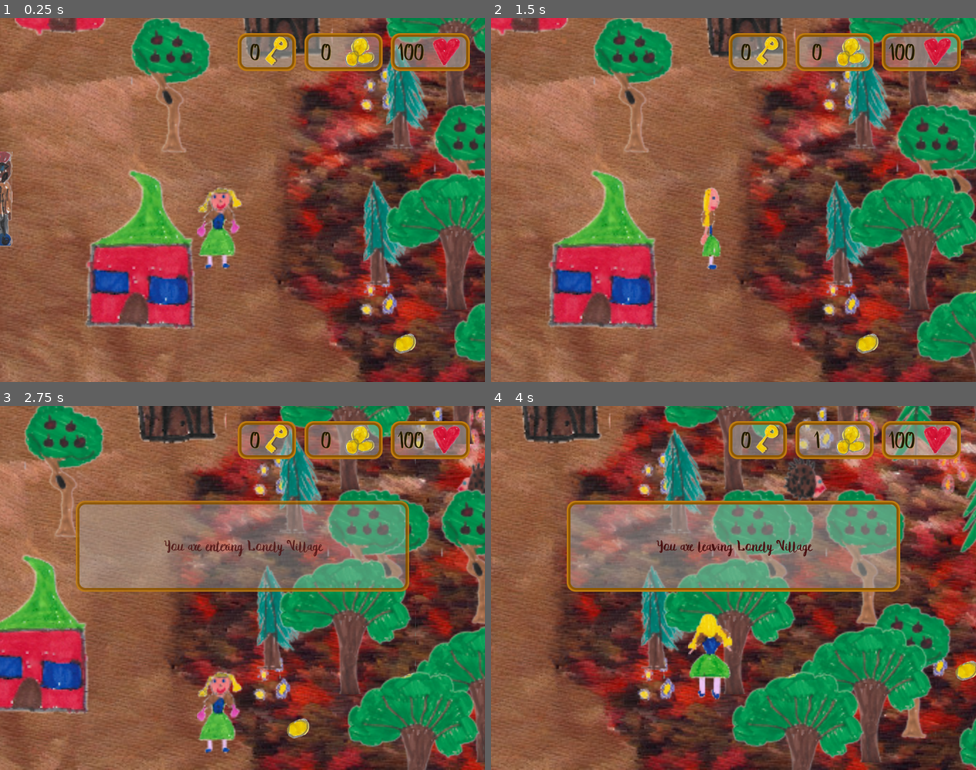
Above: before the commit, frames 1-4 (two rows, left to right).
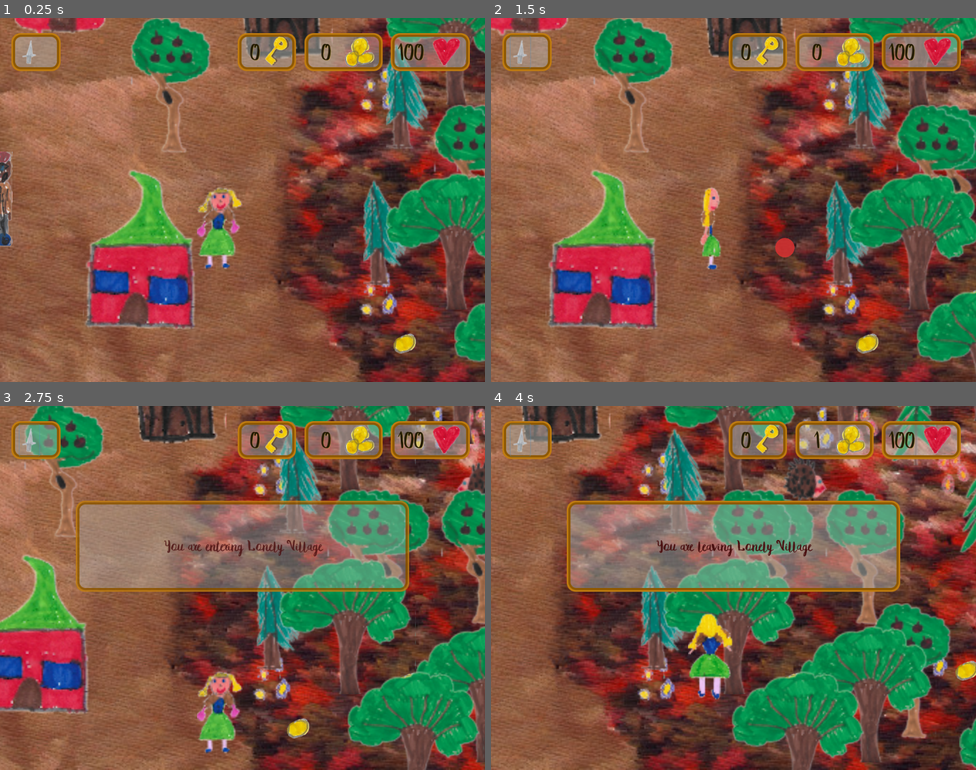
Above: after the commit, the same moments.

Repository: skadge/godot-adventures
Game: Godot game, scene res://Game.tscn
The game is run twice, just before and just after one commit, with the same random seed, the same clock (stepped at 60 frames per second) and the same inputs.
Inputs (mouse positions are in pixels of both pictures, inside the frame that each line leads up to):
- Up to frame 1 (0.25 s): no input
- Up to frame 2 (1.5 s): click (520, 50) at 0.52 s; tap Enter at 1.25 s; hold Right (right) from 1.28 s (still down)
- Up to frame 3 (2.75 s): release Right (right) at 2.03 s; hold Down (down) from 2.03 s (still down)
- Up to frame 4 (4 s): release Down (down) at 2.78 s; hold Right (right) 2.78-3.53 s; hold Up (ui_up) from 3.53 s (still down)

The runs differ from the first frame. In frame 1, 1.0% of the frame differs, in the area x 2-13%, y 4-15%; in frame 2, 1.2%, in the area x 2-63%, y 4-66%; in frame 3, 1.0%; in frame 4, 1.0%.

Commit message:
Implemented sword battles

Diff:
--- a/2d_motion.gd
+++ b/2d_motion.gd
@@ -1,8 +1,10 @@
 extends KinematicBody2D
 
 onready var root = get_tree().root
+onready var interface = root.get_node("Game/GUILayer/Interface")
 onready var hotAirBalloonButton  = root.get_node("Game/GUILayer/Interface/Inventory/HBox/HotAirBalloonButton")
 onready var playerButton  = root.get_node("Game/GUILayer/Interface/Inventory/HBox/PlayerButton")
+
 
 var start_position
 
@@ -25,6 +27,8 @@
 signal missing_key
 export(int) var keys = 0
 
+signal sword_hit
+export(int) var sword_damage_per_hit = 2
 
 # Called when the node enters the scene tree for the first time.
 func _ready():
@@ -38,9 +42,34 @@
     hotAirBalloonButton.connect("pressed", self, "_deactivate")
     playerButton.connect("pressed", self, "_activate")
 
+    # the sword target is initially hidden, only revealed when the sword is
+    # available and used.
+    $Sprite/SwordTargetAxis.modulate.a = 0
+
+    interface.connect("sword_pressed", self, "attack")
+
 func _process(delta):
     if modulate.a == 0:
         hide()
+
+
+func attack():
+    $Sprite/SwordTargetAxis.show()
+
+    $SwordTween.interpolate_property($Sprite/SwordTargetAxis, "modulate:a", 1, 0, 1)
+    $SwordTween.start()
+
+    var hits = $Sprite/SwordTargetAxis/SwordTarget.get_overlapping_areas()
+
+    for hit in hits:
+
+        var node = hit.owner
+        if node.get_parent().get_name() == "Monsters":
+            # we've hit a monster!
+            node.hit(sword_damage_per_hit)
+
+
+        #emit_signal("sword_hit", body)
 
 func _activate():
 
@@ -123,12 +152,16 @@
     var sprite = $Sprite
     if velocity.x > 0:
         sprite.texture = load("res://res/characters/character1_maud_small_right.png")
+        $Sprite/SwordTargetAxis.rotation = PI/2
     if velocity.x < 0:
         sprite.texture = load("res://res/characters/character1_maud_small_left.png")
+        $Sprite/SwordTargetAxis.rotation =  -PI/2
     if velocity.y < 0:
         sprite.texture = load("res://res/characters/character1_maud_small_back.png")
+        $Sprite/SwordTargetAxis.rotation = 0
     if velocity.y > 0:
         sprite.texture = load("res://res/characters/character1_maud_small_face.png")
+        $Sprite/SwordTargetAxis.rotation = PI
 
     velocity = move_and_slide(velocity)
 
--- a/Game.tscn
+++ b/Game.tscn
@@ -1286,7 +1286,7 @@
 curve = SubResource( 17 )
 
 [node name="PathFollow2D" type="PathFollow2D" parent="Items/HagridPath"]
-position = Vector2( 1778.74, 321.458 )
+position = Vector2( 1778.75, 321.458 )
 rotation = 1.59642
 offset = 177.747
 rotate = false
--- a/Player.tscn
+++ b/Player.tscn
@@ -1,8 +1,12 @@
-[gd_scene load_steps=4 format=2]
+[gd_scene load_steps=6 format=2]
 
 [ext_resource path="res://2d_motion.gd" type="Script" id=1]
 [ext_resource path="res://res/characters/character1_maud_small_face.png" type="Texture" id=2]
 [ext_resource path="res://res/sounds/steps-grass.ogg" type="AudioStream" id=3]
+[ext_resource path="res://res/characters/sword_target.svg" type="Texture" id=4]
+
+[sub_resource type="CircleShape2D" id=1]
+radius = 7.06341
 
 [node name="Player - KinematicBody2D" type="KinematicBody2D"]
 script = ExtResource( 1 )
@@ -10,6 +14,25 @@
 [node name="Sprite" type="Sprite" parent="."]
 texture = ExtResource( 2 )
 offset = Vector2( 0, 64 )
+
+[node name="SwordTargetAxis" type="Node2D" parent="Sprite"]
+visible = false
+position = Vector2( -0.347954, 78.1142 )
+rotation = 3.14159
+
+[node name="SwordTarget" type="Area2D" parent="Sprite/SwordTargetAxis"]
+position = Vector2( 0.695892, -52.54 )
+__meta__ = {
+"_edit_group_": true
+}
+
+[node name="SwordTargetSprite" type="Sprite" parent="Sprite/SwordTargetAxis/SwordTarget"]
+scale = Vector2( 0.1, 0.1 )
+texture = ExtResource( 4 )
+
+[node name="CollisionShape2D" type="CollisionShape2D" parent="Sprite/SwordTargetAxis/SwordTarget"]
+visible = false
+shape = SubResource( 1 )
 
 [node name="CollisionPolygon2D" type="CollisionPolygon2D" parent="."]
 position = Vector2( 0, 64 )
@@ -28,3 +51,5 @@
 
 [node name="BackgroundMusic" type="AudioStreamPlayer" parent="."]
 volume_db = -22.285
+
+[node name="SwordTween" type="Tween" parent="."]
--- /dev/null
+++ b/res/characters/hit.svg
@@ -0,0 +1,79 @@
+<?xml version="1.0" encoding="UTF-8" standalone="no"?>
+<!-- Created with Inkscape (http://www.inkscape.org/) -->
+
+<svg
+   xmlns:dc="http://purl.org/dc/elements/1.1/"
+   xmlns:cc="http://creativecommons.org/ns#"
+   xmlns:rdf="http://www.w3.org/1999/02/22-rdf-syntax-ns#"
+   xmlns:svg="http://www.w3.org/2000/svg"
+   xmlns="http://www.w3.org/2000/svg"
+   xmlns:sodipodi="http://sodipodi.sourceforge.net/DTD/sodipodi-0.dtd"
+   xmlns:inkscape="http://www.inkscape.org/namespaces/inkscape"
+   width="35.907738mm"
+   height="35.907738mm"
+   viewBox="0 0 35.907738 35.907738"
+   version="1.1"
+   id="svg8"
+   inkscape:version="0.92.5 (2060ec1f9f, 2020-04-08)"
+   sodipodi:docname="hit.svg">
+  <defs
+     id="defs2" />
+  <sodipodi:namedview
+     id="base"
+     pagecolor="#ffffff"
+     bordercolor="#666666"
+     borderopacity="1.0"
+     inkscape:pageopacity="0.0"
+     inkscape:pageshadow="2"
+     inkscape:zoom="1.979899"
+     inkscape:cx="220.37105"
+     inkscape:cy="85.154176"
+     inkscape:document-units="mm"
+     inkscape:current-layer="layer1"
+     showgrid="false"
+     fit-margin-top="0"
+     fit-margin-left="0"
+     fit-margin-right="0"
+     fit-margin-bottom="0"
+     inkscape:window-width="2560"
+     inkscape:window-height="1328"
+     inkscape:window-x="0"
+     inkscape:window-y="38"
+     inkscape:window-maximized="1" />
+  <metadata
+     id="metadata5">
+    <rdf:RDF>
+      <cc:Work
+         rdf:about="">
+        <dc:format>image/svg+xml</dc:format>
+        <dc:type
+           rdf:resource="http://purl.org/dc/dcmitype/StillImage" />
+        <dc:title></dc:title>
+      </cc:Work>
+    </rdf:RDF>
+  </metadata>
+  <g
+     inkscape:label="Layer 1"
+     inkscape:groupmode="layer"
+     id="layer1"
+     transform="translate(-69.925594,-87.223209)">
+    <path
+       sodipodi:type="star"
+       style="opacity:1;vector-effect:none;fill:#fce94f;fill-opacity:0.52459013;stroke:#ef2929;stroke-width:1.25623655;stroke-linecap:round;stroke-linejoin:round;stroke-miterlimit:4;stroke-dasharray:none;stroke-dashoffset:0;stroke-opacity:1"
+       id="path836"
+       sodipodi:sides="6"
+       sodipodi:cx="90.550529"
+       sodipodi:cy="104.19414"
+       sodipodi:r1="14.031013"
+       sodipodi:r2="5.4653745"
+       sodipodi:arg1="1.0471976"
+       sodipodi:arg2="1.5707964"
+       inkscape:flatsided="false"
+       inkscape:rounded="0"
+       inkscape:randomized="0"
+       d="m 97.566035,116.34535 -7.015506,-6.68584 -7.015506,6.68584 2.282353,-9.41853 -9.297859,-2.73268 9.29786,-2.73269 -2.282353,-9.418526 7.015506,6.685839 7.015506,-6.685838 -2.282353,9.418525 9.297857,2.73269 -9.297858,2.73269 z"
+       inkscape:transform-center-x="0.50506383"
+       transform="matrix(1.1937535,0.31986529,-0.31986529,1.1937535,13.192161,-48.125542)"
+       inkscape:transform-center-y="-0.135335" />
+  </g>
+</svg>
--- /dev/null
+++ b/res/characters/sword_target.svg
@@ -0,0 +1,67 @@
+<?xml version="1.0" encoding="UTF-8" standalone="no"?>
+<!-- Created with Inkscape (http://www.inkscape.org/) -->
+
+<svg
+   xmlns:dc="http://purl.org/dc/elements/1.1/"
+   xmlns:cc="http://creativecommons.org/ns#"
+   xmlns:rdf="http://www.w3.org/1999/02/22-rdf-syntax-ns#"
+   xmlns:svg="http://www.w3.org/2000/svg"
+   xmlns="http://www.w3.org/2000/svg"
+   xmlns:sodipodi="http://sodipodi.sourceforge.net/DTD/sodipodi-0.dtd"
+   xmlns:inkscape="http://www.inkscape.org/namespaces/inkscape"
+   width="35.907738mm"
+   height="35.907738mm"
+   viewBox="0 0 35.907738 35.907738"
+   version="1.1"
+   id="svg8"
+   inkscape:version="0.92.5 (2060ec1f9f, 2020-04-08)"
+   sodipodi:docname="sword_target.svg">
+  <defs
+     id="defs2" />
+  <sodipodi:namedview
+     id="base"
+     pagecolor="#ffffff"
+     bordercolor="#666666"
+     borderopacity="1.0"
+     inkscape:pageopacity="0.0"
+     inkscape:pageshadow="2"
+     inkscape:zoom="0.7"
+     inkscape:cx="422.114"
+     inkscape:cy="20.380829"
+     inkscape:document-units="mm"
+     inkscape:current-layer="layer1"
+     showgrid="false"
+     fit-margin-top="0"
+     fit-margin-left="0"
+     fit-margin-right="0"
+     fit-margin-bottom="0"
+     inkscape:window-width="2560"
+     inkscape:window-height="1328"
+     inkscape:window-x="0"
+     inkscape:window-y="38"
+     inkscape:window-maximized="1" />
+  <metadata
+     id="metadata5">
+    <rdf:RDF>
+      <cc:Work
+         rdf:about="">
+        <dc:format>image/svg+xml</dc:format>
+        <dc:type
+           rdf:resource="http://purl.org/dc/dcmitype/StillImage" />
+        <dc:title></dc:title>
+      </cc:Work>
+    </rdf:RDF>
+  </metadata>
+  <g
+     inkscape:label="Layer 1"
+     inkscape:groupmode="layer"
+     id="layer1"
+     transform="translate(-69.925594,-87.223209)">
+    <circle
+       style="opacity:1;vector-effect:none;fill:#de3232;fill-opacity:1;stroke:none;stroke-width:0.2;stroke-linecap:round;stroke-linejoin:round;stroke-miterlimit:4;stroke-dasharray:none;stroke-dashoffset:0;stroke-opacity:1"
+       id="path815"
+       cx="87.879463"
+       cy="105.17708"
+       r="17.953869" />
+  </g>
+</svg>
--- a/res/interface/Interface.gd
+++ b/res/interface/Interface.gd
@@ -8,6 +8,8 @@
 signal left
 signal right
 signal direction_btns_released
+
+signal sword_pressed
 
 func _on_btn_up():
     emit_signal("up")
@@ -46,7 +48,7 @@
     $MainMsg.modulate.a = 0
 
     #_on_HotAirBalloonAvailable()
-    #_on_SwordAvailable()
+    _on_SwordAvailable()
 
 
 func resize_inventory_bg():
@@ -90,7 +92,7 @@
     $Inventory/HBox/PlayerButton.show()
 
 func _on_SwordButton_pressed():
-    print("Sword button pressed")
+    emit_signal("sword_pressed")
 
 func _on_zone_exited(body, zone):
     if body.get_name() == "Player" and player.moving:
--- a/res/monsters/Monster.gd
+++ b/res/monsters/Monster.gd
@@ -5,6 +5,8 @@
 onready var player  = root.get_node("Game/Items/Player")
 
 export(float) var speed_factor = 0.6
+export(int) var life = 10
+
 var direction = 1
 
 var rng = RandomNumberGenerator.new()
@@ -17,7 +19,17 @@
 
     speed_factor = rng.randf_range(speed_factor * 0.5, speed_factor * 1.5)
 
+    player.connect("sword_hit", self, "hit")
+    $Path2D/PathFollow2D/Area2D/Hit.modulate.a = 0
 
+func hit(damage):
+
+    print("Monster hit!")
+    life -= damage
+    $Tween.interpolate_property($Path2D/PathFollow2D/Area2D/Hit, "modulate:a", 1, 0, 0.5)
+    $Tween.start()
+    if life <= 0:
+        get_parent().remove_child(self)
 
 func path_following(delta):
 
--- a/res/monsters/Monster.tscn
+++ b/res/monsters/Monster.tscn
@@ -1,8 +1,9 @@
-[gd_scene load_steps=5 format=2]
+[gd_scene load_steps=6 format=2]
 
 [ext_resource path="res://res/monsters/Monster.gd" type="Script" id=1]
 [ext_resource path="res://res/monsters/monster1_small.png" type="Texture" id=2]
 [ext_resource path="res://res/sounds/black_nightmare.ogg" type="AudioStream" id=3]
+[ext_resource path="res://res/characters/hit.svg" type="Texture" id=4]
 
 [sub_resource type="Curve2D" id=1]
 _data = {
@@ -23,11 +24,17 @@
 
 [node name="Area2D" type="Area2D" parent="Path2D/PathFollow2D"]
 
+[node name="Hit" type="Sprite" parent="Path2D/PathFollow2D/Area2D"]
+position = Vector2( -2.62042, -1.00824 )
+scale = Vector2( 0.74372, 0.74372 )
+texture = ExtResource( 4 )
+
 [node name="Sprite" type="Sprite" parent="Path2D/PathFollow2D/Area2D"]
 rotation = 2.96182
 texture = ExtResource( 2 )
 
 [node name="CollisionPolygon2D" type="CollisionPolygon2D" parent="Path2D/PathFollow2D/Area2D"]
+visible = false
 polygon = PoolVector2Array( -45.5919, 32.9158, 4.23547, 24.1278, 21.53, 5.66431, 36.184, 15.9242, 57.2881, 4.49548, 45.8594, -16.6086, 56.1191, -31.2625, 31.2054, -26.8685, 9.51697, -33.3188, -22.4315, -25.1152, -50.5703, -9.87689, -57.0206, 11.8117 )
 
 [node name="AudioStreamPlayer2D" type="AudioStreamPlayer2D" parent="Path2D/PathFollow2D/Area2D"]
@@ -35,4 +42,6 @@
 autoplay = true
 max_distance = 1500.0
 attenuation = 1.6245
+
+[node name="Tween" type="Tween" parent="."]
 [connection signal="body_entered" from="Path2D/PathFollow2D/Area2D" to="." method="_on_touch_player"]
--- a/res/monsters/Spiky.tscn
+++ b/res/monsters/Spiky.tscn
@@ -18,22 +18,26 @@
 curve = SubResource( 1 )
 
 [node name="PathFollow2D" parent="Path2D" index="0"]
-position = Vector2( -8.59815, 2.70001 )
+position = Vector2( -8.59815, 2.7 )
 rotation = -3.07352
 
 [node name="Area2D" parent="Path2D/PathFollow2D" index="0"]
 position = Vector2( 0.913321, -0.0622787 )
 
-[node name="Sprite" parent="Path2D/PathFollow2D/Area2D" index="0"]
+[node name="Hit" parent="Path2D/PathFollow2D/Area2D" index="0"]
+position = Vector2( -1.7341, -1.29619 )
+scale = Vector2( 0.359215, 0.359215 )
+
+[node name="Sprite" parent="Path2D/PathFollow2D/Area2D" index="1"]
 position = Vector2( 0.936483, 0.258797 )
 texture = ExtResource( 2 )
 
-[node name="CollisionPolygon2D" parent="Path2D/PathFollow2D/Area2D" index="1"]
+[node name="CollisionPolygon2D" parent="Path2D/PathFollow2D/Area2D" index="2"]
 position = Vector2( 12.6957, -6.48955 )
 scale = Vector2( 0.871939, 0.877327 )
 polygon = PoolVector2Array( -13.4036, 24.7867, 3.12097, -2.96082, -22.4413, -7.94452, -32.9099, 14.5813 )
 
-[node name="AudioStreamPlayer2D" parent="Path2D/PathFollow2D/Area2D" index="2"]
+[node name="AudioStreamPlayer2D" parent="Path2D/PathFollow2D/Area2D" index="3"]
 position = Vector2( -6.63538, 13.9451 )
 stream = ExtResource( 3 )
 max_distance = 500.0
--- a/res/monsters/Troll.tscn
+++ b/res/monsters/Troll.tscn
@@ -18,7 +18,7 @@
 curve = SubResource( 1 )
 
 [node name="PathFollow2D" parent="Path2D" index="0"]
-position = Vector2( 1310.39, 4.23549 )
+position = Vector2( 1310.39, 4.23548 )
 
 [node name="Sprite" parent="Path2D/PathFollow2D/Area2D" index="0"]
 position = Vector2( -13.7555, -16.6643 )
--- a/res/props/HotAirBalloon.gd
+++ b/res/props/HotAirBalloon.gd
@@ -39,8 +39,8 @@
 
     var tween = root.get_node("Game/Tween")
     tween.interpolate_property(self, "modulate:a",
-    0, 1, 1,
-    Tween.TRANS_LINEAR, Tween.EASE_IN_OUT)
+                                0, 1, 1,
+                                 Tween.TRANS_LINEAR, Tween.EASE_IN_OUT)
     tween.start()
 
 
Not shown, added: res/characters/hit.svg.import
Not shown, added: res/characters/sword_target.svg.import
